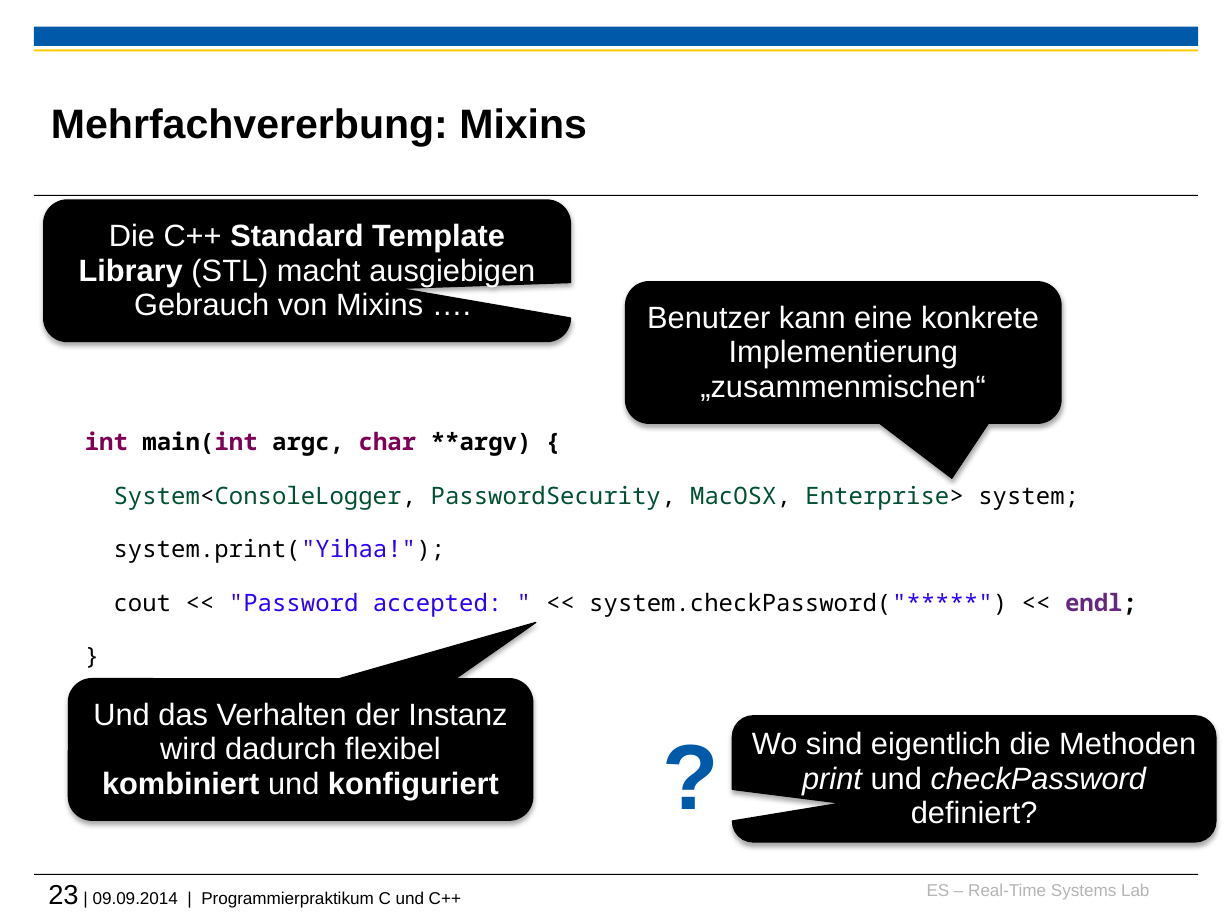
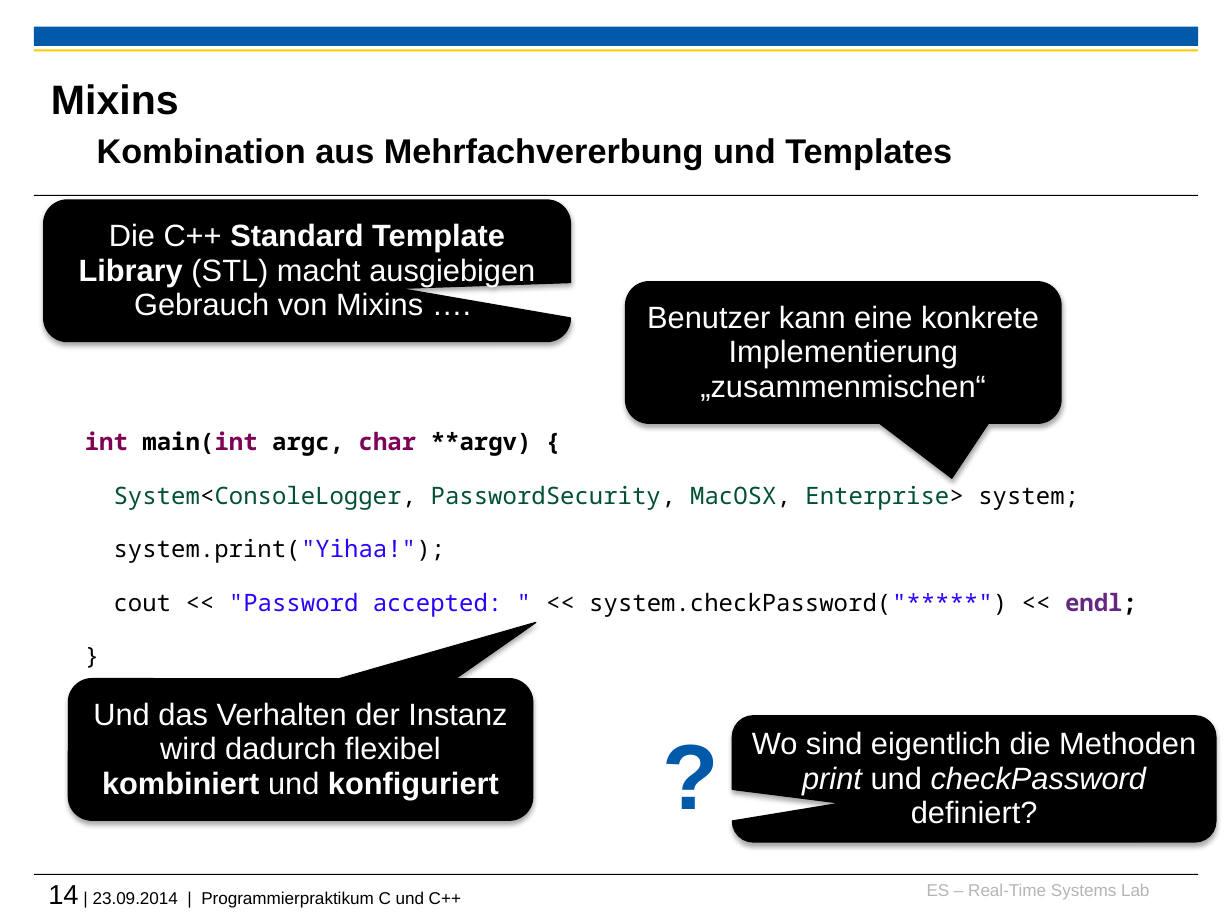
Before and after one commit to h82k/tud-cppp, a slide deck: slide 14 of Vorlesung/4 Fortgeschrittene Themen.pptx (slide 23 before the commit). Drawn at 1232x924 pixels with LibreOffice and Linux fonts; fonts in the diff are those of the drawing; background and template pictures are left out. Boxes give left, top, right and bottom in pixels: in the first picture for what was removed or moved away, otherwise in the second. Text is boxed around its words. In the diff, an @@ line names an element or a change of style, - is before the commit and + after.

```diff
--- a/Vorlesung/4 Fortgeschrittene Themen.pptx
+++ b/Vorlesung/4 Fortgeschrittene Themen.pptx
@@ title at (x1=51, y1=84, x2=952, y2=169): text changed; size 24 to 20 pt @@
-Mehrfachvererbung: Mixins
+Mixins
+Kombination aus Mehrfachvererbung und Templates
@@ text at (x1=48, y1=885, x2=461, y2=908): text changed @@
-23 | 09.09.2014 | Programmierpraktikum C und C++
+14 | 23.09.2014 | Programmierpraktikum C und C++
```
Also in this commit, not shown: 10 other slides changed, 10 slides removed, 5 other files.
